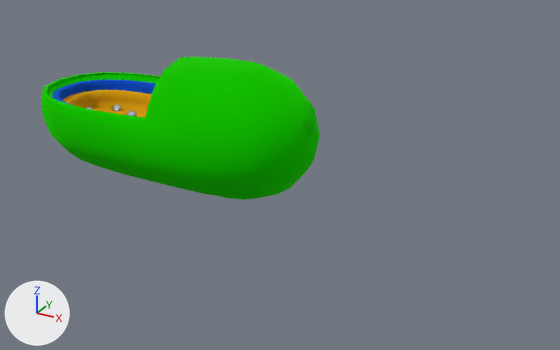
Two versions of the glTF model scene.glb, one commit apart.
Camera for both pictures: a 50 mm camera at (13.41, -17.69, 7.73) aimed at (3.78, -0.19, -1.02). Every picture has the same lights, and +X, +Y and +Z are marked at lower left.

Names of what the first picture shows: 'cell'.
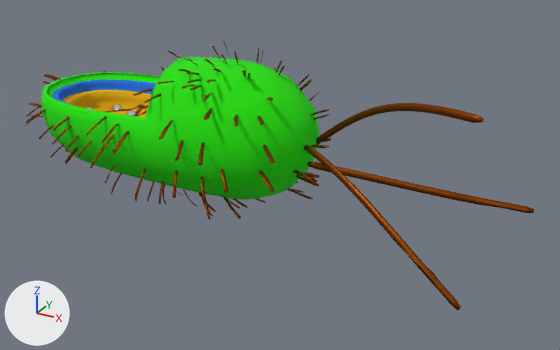
Patch to the scene script:
```diff
--- a/scene.glb.py
+++ b/scene.glb.py
@@ mat_capsule @@
 mat_capsule.base_color = (0.0206, 0.8, 0.0)  # green #27e700
-mat_capsule.metallic = 1.0
+mat_capsule.metallic = 0.2
 mat_capsule.roughness = 1.0
@@ mat_hair @@
+mat_hair = principled_material('hair')
+mat_hair.base_color = (0.262, 0.0643, 0.0056)  # brown #8c4811
+mat_hair.metallic = 1.0
@@ me_culines @@
+me_culines.from_pydata(...)  # 2800 vertices, 5592 faces; spans x -2.42..3.48, y -1.01..1.13, z -0.44..0.36
+me_culines.materials.append(mat_hair)  # brown #8c4811
@@ me_mesh_001 @@
+me_mesh_001.from_pydata(...)  # 408 vertices, 804 faces; spans x 4.49..10.48, y -2.49..1.39, z -2.29..2.12
+me_mesh_001.materials.append(mat_hair)  # brown #8c4811
@@ me_mesh @@
+me_mesh.from_pydata(...)  # 4500 vertices, 8400 faces; spans x -5.13..5.29, y -2.67..2.08, z -2.49..2.47
+me_mesh.materials.append(mat_hair)  # brown #8c4811
@@ ob_lines @@
+ob_lines = bpy.data.objects.new('Lines', me_culines)
+ob_lines.location = (0.0, 0.0, 0.0)
@@ ob_mesh_001 @@
+ob_mesh_001 = bpy.data.objects.new('Mesh.001', me_mesh_001)
+ob_mesh_001.location = (0.0, 0.0, 0.0)
@@ ob_mesh @@
+ob_mesh = bpy.data.objects.new('Mesh', me_mesh)
+ob_mesh.location = (0.0, 0.0, 0.0)
```

Where the change shows, as pixel boxes [x1, y1, x2, y2] in the pictures (560 x 350 px):
'cell', surface changed: [41, 57, 320, 200] in both
'Mesh.001', added (brown): after [304, 103, 535, 311]
'Mesh', added (brown): after [25, 40, 331, 219]
'Lines', added: after [103, 104, 148, 116]
